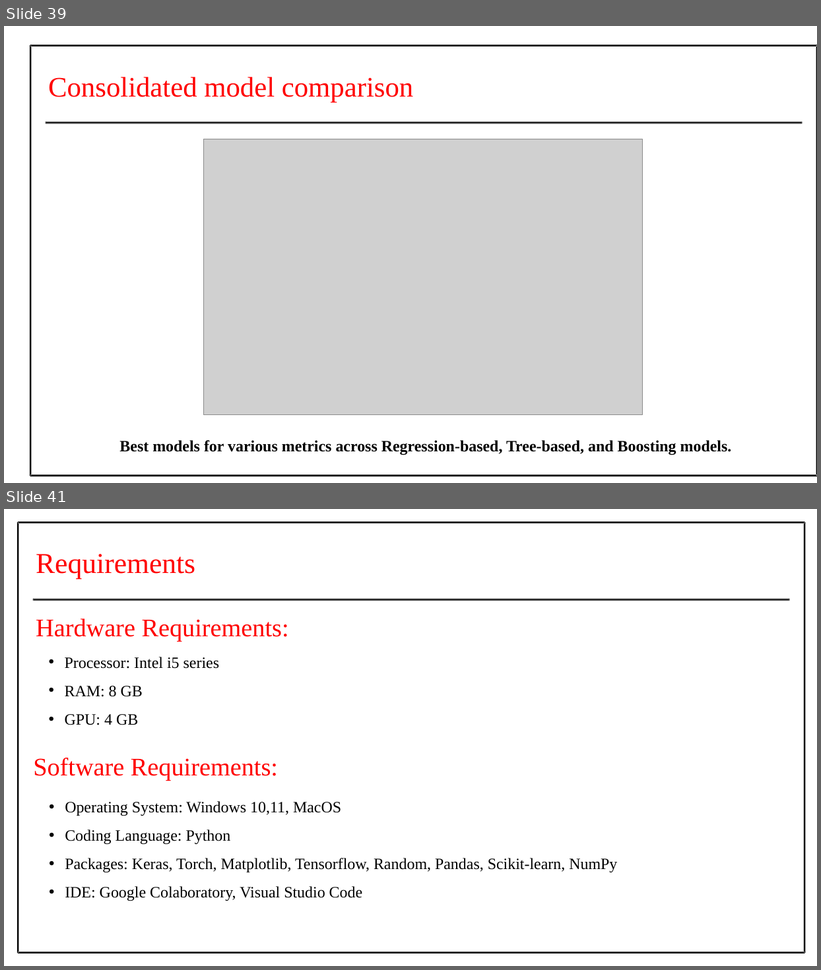
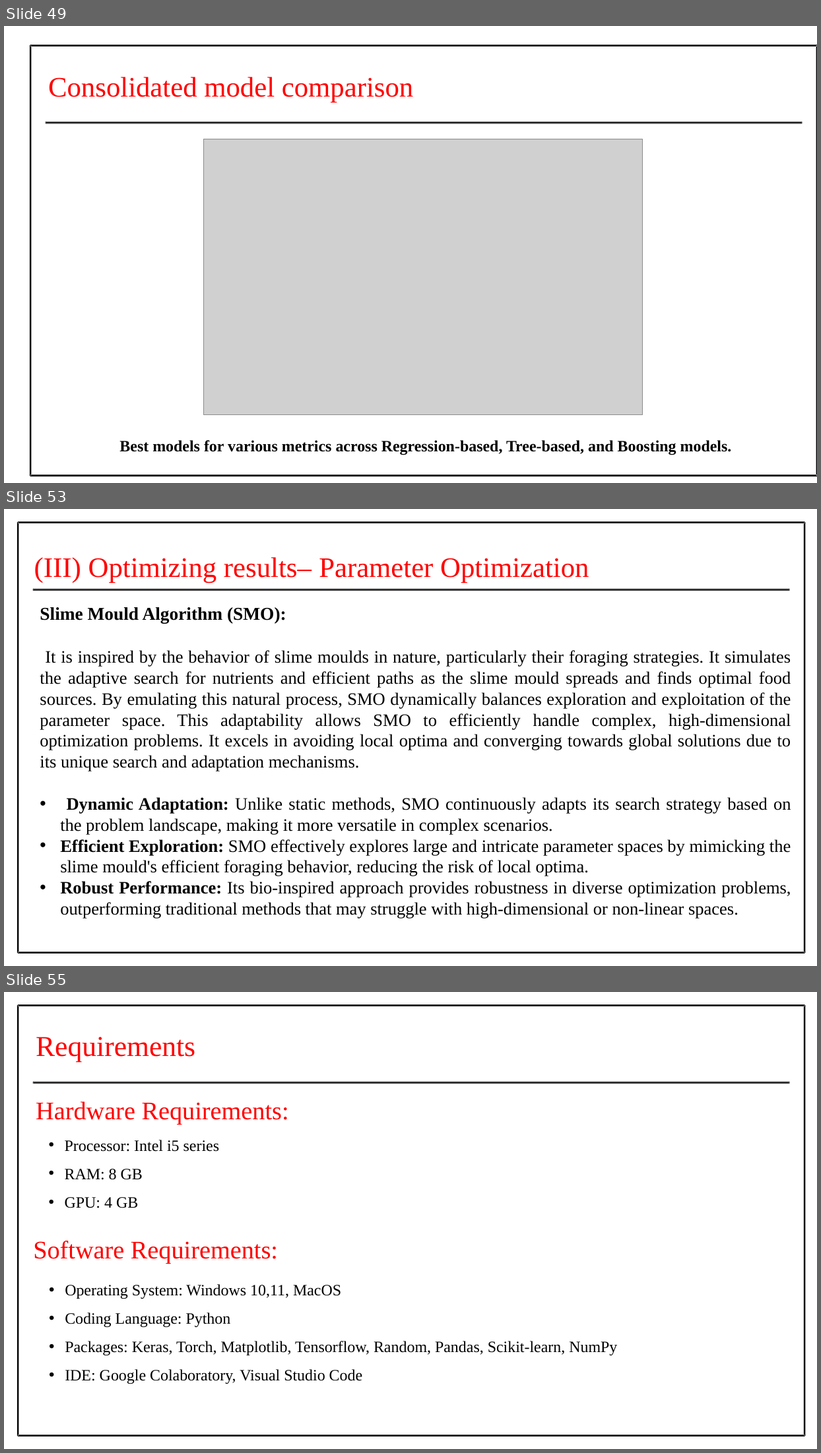
Before and after one commit to Prithiv-vijai/5g_MEC, a slide deck: Batch_4 IT-G2 review 1.pptx. Shown one above the other, each under a label of ours: slides 39 and 41 before the commit, slides 49, 53 and 55 after it; the slides between them are not shown. The pictures are 821x970 and 821x1453 pixels, drawn with LibreOffice and Linux fonts; fonts in the diff are those of the drawing; grey boxes stand for pictures. Boxes give left, top, right and bottom in pixels: in the first picture for what was removed or moved away, otherwise in the second. Text is boxed around its words. In the diff, an @@ line names an element or a change of style, - is before the commit and + after.

```diff
--- a/Batch_4 IT-G2 review 1.pptx
+++ b/Batch_4 IT-G2 review 1.pptx
@@ slide 53 added at [4,509,817,966], background #FFFFFF @@
@@ freeform shape added at [17,522,805,954], fill #000000 @@
@@ text added at [34,557,589,583], 50 pt, text #FF0000 @@
+(III) Optimizing results– Parameter Optimization
@@ freeform shape added at [33,589,789,591], fill #000000 @@
@@ freeform shape added at [33,589,790,591], fill #595959 @@
@@ text added at [40,607,791,919], 31 pt, text #000000 @@
+  Slime Mould Algorithm (SMO):
+  It is inspired by the behavior of slime moulds in nature, particularly their foraging strategies. It simulates the adaptive search for nutrients and efficient paths as the slime mould spreads and finds optimal food sources. By emulating this natural process, SMO dynamically balances exploration and exploitation of the parameter space. This adaptability allows SMO to efficiently handle complex, high-dimensional optimization problems. It excels in avoiding local optima and converging towards global solutions due to its unique search and adaptation mechanisms.
+  • Dynamic Adaptation: Unlike static methods, SMO continuously adapts its search strategy based on the problem landscape, making it more versatile in complex scenarios.
+  • Efficient Exploration: SMO effectively explores large and intricate parameter spaces by mimicking the slime mould's efficient foraging behavior, reducing the risk of local optima.
+  • Robust Performance: Its bio-inspired approach provides robustness in diverse optimization problems, outperforming traditional methods that may struggle with high-dimensional or non-linear spaces.
@@ what was slide 39 is now slide 49 @@
@@ what was slide 41 is now slide 55 @@
```
Also in this commit, not shown: 9 slides changed, 13 other slides added.
